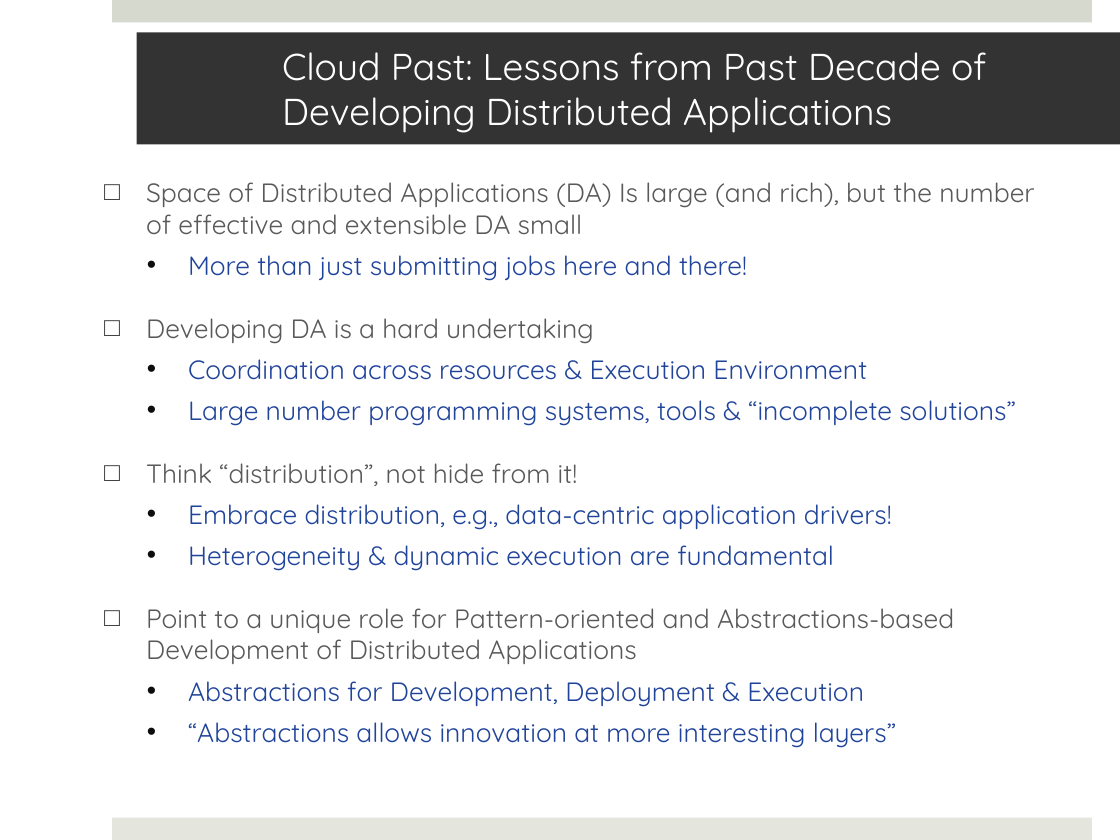
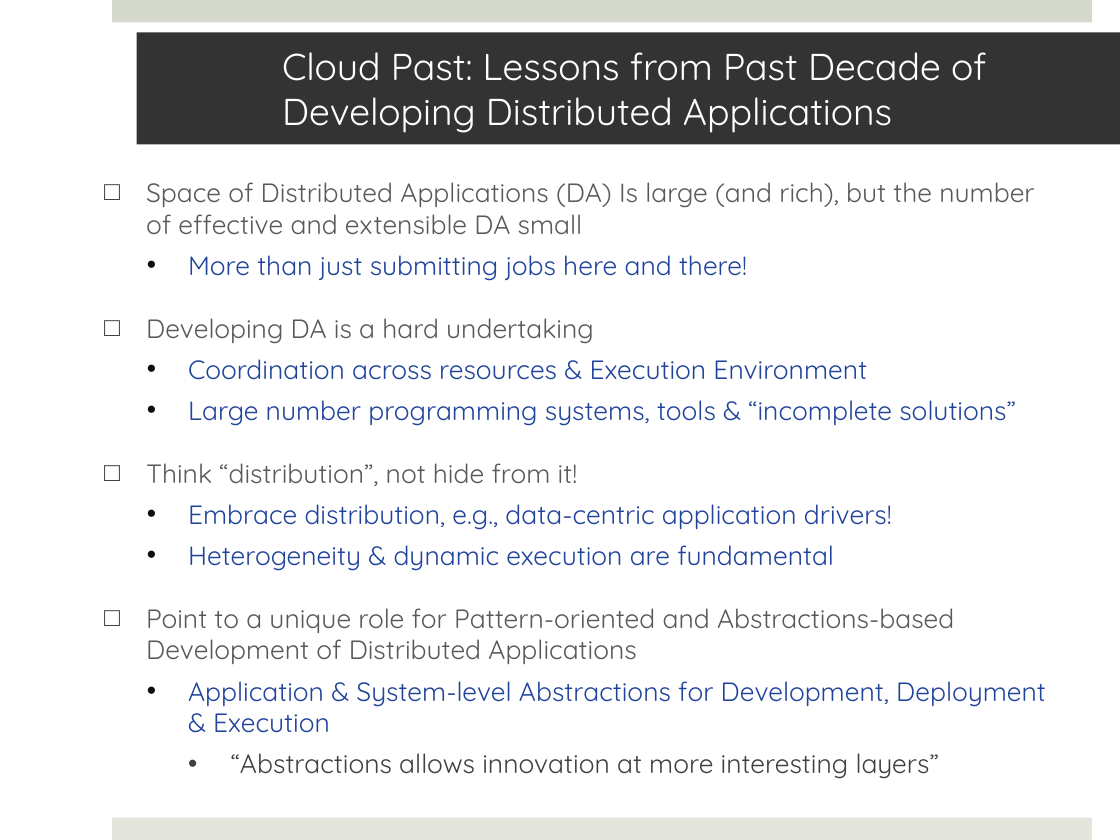
Before and after one commit to saga-project/saga-cpp-legacy-projects, a slide deck: slide 3 of saga-talks/abstractions_for_ls-microsoft.pptx. Drawn at 1120x840 pixels with LibreOffice and Linux fonts; fonts in the diff are those of the drawing; background and template pictures are left out. Boxes give left, top, right and bottom in pixels: in the first picture for what was removed or moved away, otherwise in the second. Text is boxed around its words. In the diff, an @@ line names an element or a change of style, - is before the commit and + after.

```diff
--- a/saga-talks/abstractions_for_ls-microsoft.pptx
+++ b/saga-talks/abstractions_for_ls-microsoft.pptx
@@ text at (x1=188, y1=681, x2=1046, y2=733): text changed @@
-  • Abstractions for Development, Deployment & Execution
+  • Application & System-level Abstractions for Development, Deployment & Execution
@@ text at (x1=231, y1=753, x2=939, y2=779): text colour #21449B to #404040 in "“Abstractions allows innovation at more interesting layers”"; list level 2 to 3 in "“Abstractions allows innovation at more ..."; bullet colour #0D0D0D to #404040 @@
```
Also in this commit, not shown: 17 other slides changed.
